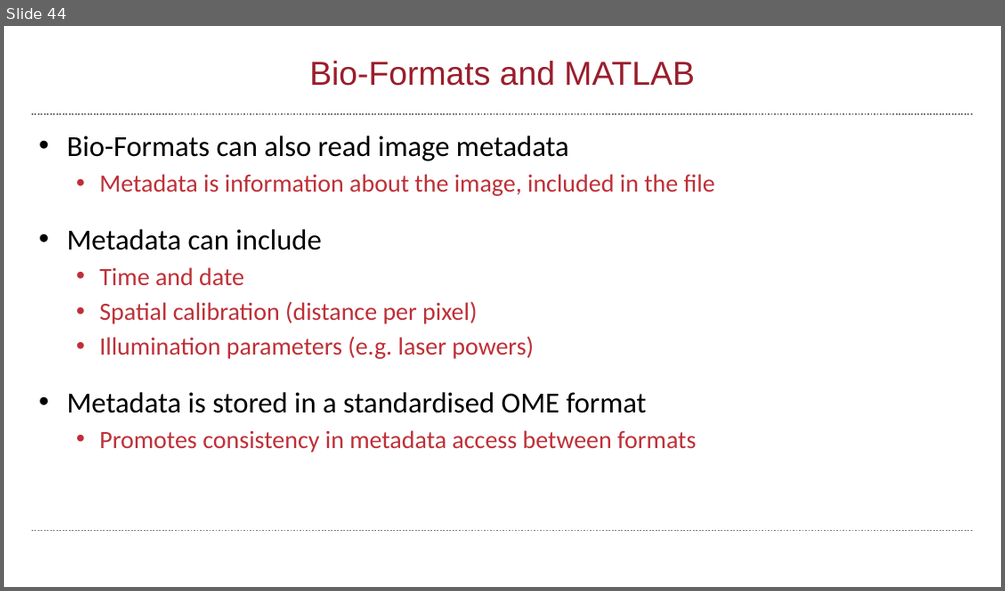
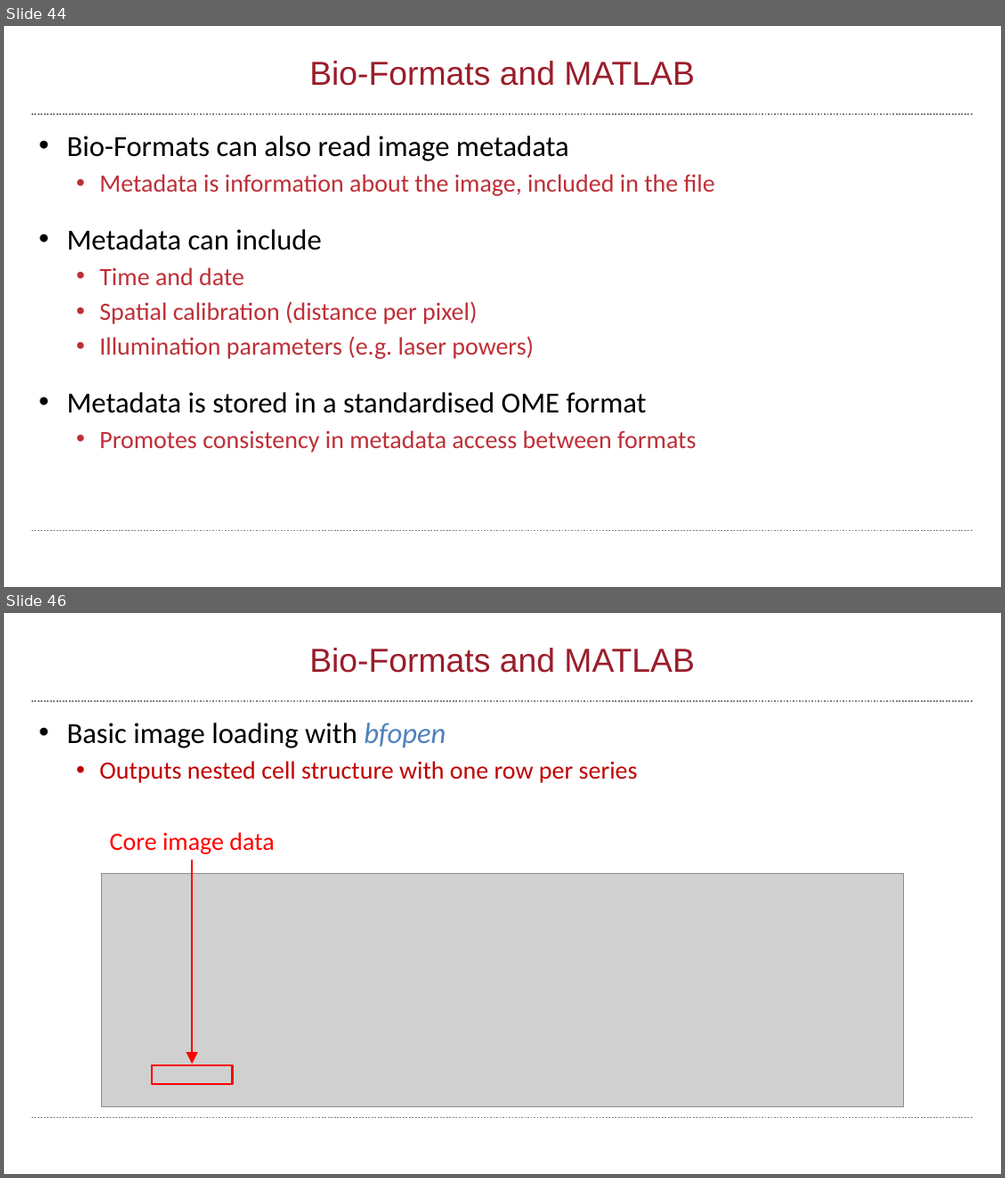
Before and after one commit to wbif-bristol/MATLAB-course, a slide deck: Session 3 - Advanced data structures/MATLAB Session 3.pptx. Shown one above the other, each under a label of ours: slide 44 before the commit, slides 44 and 46 after it; the slides between them are not shown. The pictures are 1005x591 and 1005x1178 pixels, drawn with LibreOffice and Linux fonts; fonts in the diff are those of the drawing; grey boxes stand for pictures; background and template pictures are left out. Boxes give left, top, right and bottom in pixels: in the first picture for what was removed or moved away, otherwise in the second. Text is boxed around its words. In the diff, an @@ line names an element or a change of style, - is before the commit and + after.

Commit message:
Added more on Bio-Formats

```diff
--- a/Session 3 - Advanced data structures/MATLAB Session 3.pptx
+++ b/Session 3 - Advanced data structures/MATLAB Session 3.pptx
@@ slide 46 added at [4,613,1001,1174], background #FFFFFF; not listed: 2 template elements that a slide beside it also shows @@
@@ title added at [309,648,695,673], 32 pt, text #9A1D2B @@
+Bio-Formats and MATLAB
@@ text added at [67,722,638,783], 24 pt, text #C00000 @@
+• Basic image loading with bfopen
+  • Outputs nested cell structure with one row per series
@@ text added at [110,832,274,854], 24 pt, text #FF0000 @@
+Core image data
@@ picture added at [101,873,904,1107] @@
@@ arrow added from (192, 859) to (192, 1064), #FF0000 2.25 pt @@
@@ rectangle added at [152,1065,232,1084], outline #FF0000 2 pt @@
```
Also in this commit, not shown: 1 slide changed, 12 other slides added, 2 slides removed, 7 other files.
